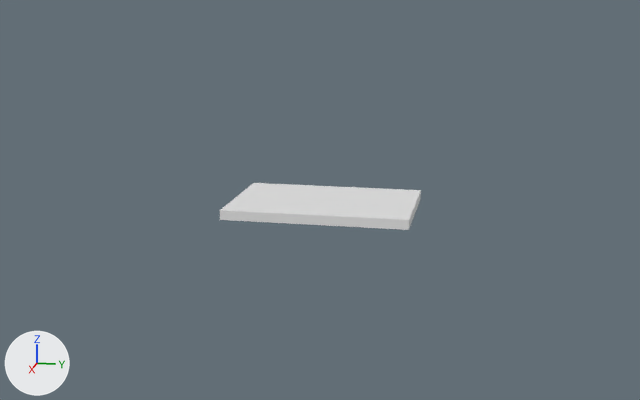
One commit to the Blender file 3d/迷你foc 底盘4_dev3.blend: the scene before it, then after it.
One viewpoint serves both versions: a 50 mm lens placed at (0.2155, 0.0419, 0.0578), pointed at (0.0072, 0.0002, 0.0057). Every picture has the same lights, and +X, +Y and +Z are marked at lower left.

In view in the first picture: 'add2.main'.
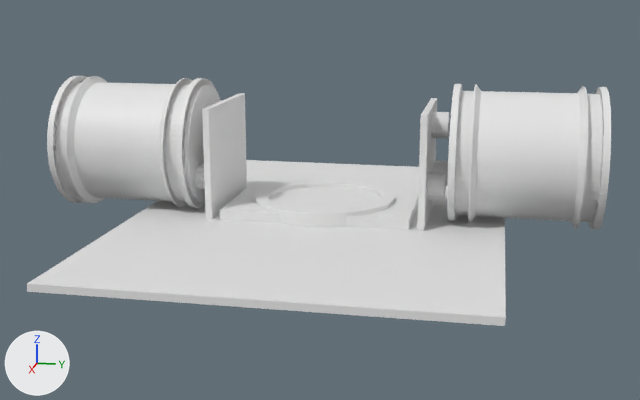
Location of each change, [x1, y1, x2, y2] in pixels of the pictures (640 x 400 px):
'add1', shown
    after: [27, 160, 506, 326]
'轻量化34', added
    after: [47, 76, 611, 229]
'WheelBoard.002', added
    after: [202, 93, 247, 219]
'add3', shown
    after: [256, 181, 394, 227]
'motor', added
    after: [184, 85, 221, 203]
'WheelBoard.001', added
    after: [417, 98, 437, 231]
'dianpian.002', added
    after: [427, 173, 446, 201]
'dianpian.001', added
    after: [431, 112, 450, 139]
'dianpian.003', added
    after: [432, 160, 448, 186]
'dianpian.005', added
    after: [195, 164, 205, 189]

Diff of the bpy script that builds the scene:
```diff
--- a/3d/迷你foc 底盘4_dev3.blend.py
+++ b/3d/迷你foc 底盘4_dev3.blend.py
@@ ob_add1 @@
 _m = ob_add1.modifiers.new('布尔', 'BOOLEAN')
 _m.operand_type = 'COLLECTION'
-ob_add1.hide_set(True)
@@ ob_add3 @@
 _m = ob_add3.modifiers.new('布尔.001', 'BOOLEAN')
 _m.operand_type = 'COLLECTION'
-ob_add3.hide_set(True)
@@ ob_motor @@
+ob_motor = bpy.data.objects.new('motor', me_柱体_016)  # 676 vertices, 344 faces; spans x -0.0151..0.0151, y -0.0151..0.0151, z 0.0..0.026
+ob_motor.location = (0.0, -0.0306, 0.0173)
+ob_motor.rotation_euler = (1.571, 0.0, 0.0)  # degrees (90, 0, 0)
@@ ob_轻量化34 @@
+ob_轻量化34 = bpy.data.objects.new('轻量化34', me_轻量化)  # 1970 vertices, 2332 faces; spans x -0.0168..0.0168, y 0.0005..0.034, z -0.0666..-0.0316; modifiers MIRROR
+ob_轻量化34.location = (0.0, 0.0, 0.0)
+ob_轻量化34.rotation_euler = (1.571, 0.0, 3.142)  # degrees (90, 0, 180)
@@ ob_dianpian_006 @@
+ob_dianpian_006 = bpy.data.objects.new('dianpian.006', me_圆环_026)  # a 32-sided cylinder along z spanning x -0.0032..0.0032, y 0.02085..0.02725, z -0.0306..-0.0266; modifiers BOOLEAN
+ob_dianpian_006.location = (0.0, 0.0, 0.0)
+ob_dianpian_006.rotation_euler = (4.712, 0.0, 0.0)  # degrees (270, 0, 0)
+ob_dianpian_006.scale = (1.0, -1.0, 1.0)
@@ ob_dianpian_005 @@
+ob_dianpian_005 = bpy.data.objects.new('dianpian.005', me_圆环_024)  # a 32-sided cylinder along z spanning x 0.00465..0.01105, y 0.00725..0.01365, z -0.0306..-0.0266; modifiers BOOLEAN
+ob_dianpian_005.location = (0.0, 0.0, 0.0)
+ob_dianpian_005.rotation_euler = (4.712, 0.0, 0.0)  # degrees (270, 0, 0)
+ob_dianpian_005.scale = (1.0, -1.0, 1.0)
@@ ob_dianpian_003 @@
+ob_dianpian_003 = bpy.data.objects.new('dianpian.003', me_圆环_021)  # a 32-sided cylinder along z spanning x -0.01105..-0.00465, y 0.00725..0.01365, z -0.0306..-0.0266; modifiers BOOLEAN
+ob_dianpian_003.location = (0.0, 0.0, 0.0)
+ob_dianpian_003.rotation_euler = (1.571, 0.0, 0.0)  # degrees (90, 0, 0)
@@ ob_dianpian_002 @@
+ob_dianpian_002 = bpy.data.objects.new('dianpian.002', me_圆环_024.copy())  # modifiers BOOLEAN
+ob_dianpian_002.location = (0.0, 0.0, 0.0)
+ob_dianpian_002.rotation_euler = (1.571, 0.0, 0.0)  # degrees (90, 0, 0)
@@ ob_dianpian_001 @@
+ob_dianpian_001 = bpy.data.objects.new('dianpian.001', me_圆环_012)  # a 32-sided cylinder along z spanning x -0.0032..0.0032, y 0.02085..0.02725, z -0.0306..-0.0266; modifiers BOOLEAN
+ob_dianpian_001.location = (0.0, 0.0, 0.0)
+ob_dianpian_001.rotation_euler = (1.571, 0.0, 0.0)  # degrees (90, 0, 0)
@@ ob_wheelboard_002 @@
+ob_wheelboard_002 = bpy.data.objects.new('WheelBoard.002', me_立方体_006)  # a box spanning x -0.0155..0.0155, y 0.025..0.0266, z 0.0016..0.0286; modifiers BOOLEAN
+ob_wheelboard_002.location = (0.0, 0.0, 0.0)
+ob_wheelboard_002.scale = (1.0, -1.0, 1.0)
@@ ob_wheelboard_001 @@
+ob_wheelboard_001 = bpy.data.objects.new('WheelBoard.001', me_立方体_006.copy())  # modifiers BOOLEAN
+ob_wheelboard_001.location = (0.0, 0.0, 0.0)
```
